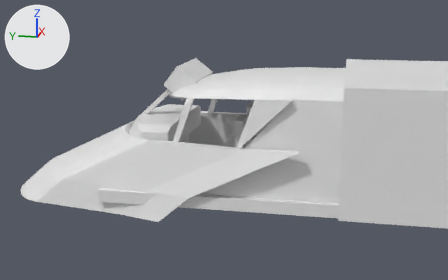
An edit to the Blender file 404/Assets/Models/Controls/CockpitBlockout.blend, drawn before and after from the same camera.
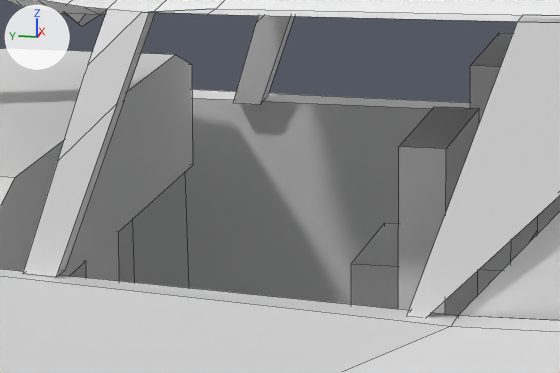
There are two pictures of each version: one whole from a 50 mm lens placed at (-10.73, -2.57, 2.3), pointed at (0.16, -0.39, -0.42), one close up on the part from 38% to 58% of the width and 34% to 56% of the height. The lights are fixed; the arrows at upper left show +X, +Y and +Z. The older version's two pictures come first. The close-ups show mesh edges as thin lines.

Objects in the first close-up: 'Chair', 'Chair.001', 'FrontDashboard', 'InnerHull', 'Windscreen', 'Windscreen.002' and 1 more.
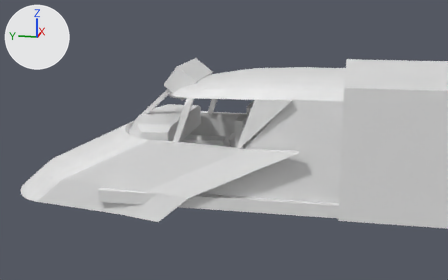
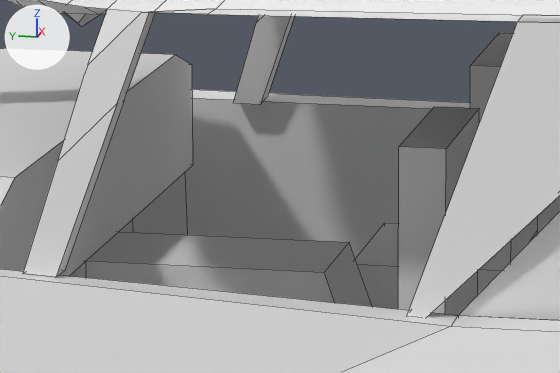
Commit message: art(models): Add centre console to cockpit

Where the change shows, as pixel boxes (x1, y1, x2, y2) in the close-ups (560 x 373 px):
'FrontDashboard', reshaped: before (0, 48, 193, 281); after (0, 48, 372, 307)
part 1 of me_cube_001, built on: before (84, 229, 121, 281); after (84, 229, 372, 307)

The change, as a list of edits to the scene's bpy script:
```text
Change me_cube_001:
    used by ob_frontdashboard; location = (0.008, 0.56, -0.329); scale = (1.17, 0.277, 0.387)
    verts and faces of me_cube_001; kept vertices keep their numbers, new ones are numbered from 40
    before: 0 (-0.81, -1.0, 1.0) at pixel (14, 177), 1 (-1.0, -1.0, 0.81), 2 (1.0, -1.0, 0.81) at pixel (191, 64), 3 (0.81, -1.0, 1.0) at pixel (175, 54), 4 (-1.0, -1.0, -0.07)
    before: 6 (-0.17, -1.0, -1.61), 8 (-0.17, -1.0, -0.07) at pixel (86, 260), 9 (1.0, -1.0, -0.07) at pixel (192, 165), 10 (0.16, -1.0, -1.61), 13 (0.16, -1.0, -0.07) at pixel (118, 231)
    remove me_cube_001.from_pydata(...)  # 40 vertices, 22 faces; spans x -1.0..1.0, y -1.0..2.87, z -1.61..1.0
    add me_cube_001.from_pydata(...)  # 44 vertices, 27 faces; spans x -1.0..1.0, y -4.39..2.87, z -1.61..1.0
    me_cube_001 part 1
    add delete_faces([(0, 1, 4, 8, 6, 10, 13, 9, 2, 3)])
    add verts[40] = (-0.17, -4.39, -1.61)
    add verts[41] = (0.16, -4.39, -1.61)
    add verts[42] = (0.16, -3.61, -0.07)  # pixel (349, 242)
    add verts[43] = (-0.17, -3.61, -0.07)  # pixel (324, 272)
    add faces += [(0, 1, 4, 8, 13, 9, 2, 3), (6, 10, 41, 40), (40, 41, 42, 43), (8, 43, 42, 13), (10, 13, 42, 41), (6, 40, 43, 8)]
```
